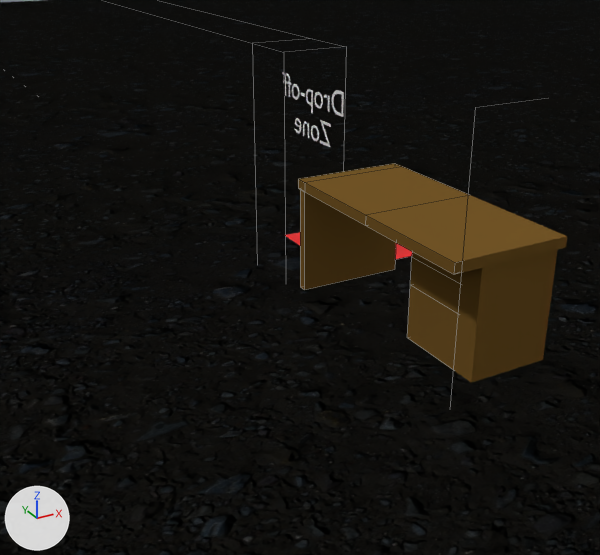
The Blender file src/assets/source/desk.blend, before and after one commit.
One viewpoint serves both versions: a 50 mm camera at (-3.36, -4.4, 2.74) aimed at (-1.68, -1.34, 1.21). The axes (+X, +Y, +Z) are drawn at lower left. The lights are the same throughout. Mesh edges are drawn as thin lines.

The scene before the commit, as lines of its bpy script (objects in view):
```python
me_cube = bpy.data.meshes.new('Cube')
me_cube.from_pydata(...)  # 76 vertices, 74 faces; spans x -1.0..1.0, y -1.0..1.0, z -1.0..22.7
# faces by material slot: [62, 12]
me_cube.materials.append(mat_desk)  # brown #745627
me_cube.materials.append(mat_drawer)  # brown #523d1c
me_cube_001 = bpy.data.meshes.new('Cube.001')
me_cube_001.from_pydata(...)  # 48 vertices, 46 faces; spans x -0.7..54.0, y -24.8..29.3, z -1.2..0.8
# faces by material slot: [11, 35]
me_cube_001.materials.append(mat_hedge)  # green #0d8b00
me_cube_001.materials.append(mat_hedge2_0)  # dark green #0b7100
me_plane = bpy.data.meshes.new('Plane')
me_plane.from_pydata(...)  # 4 vertices, 1 face; spans x -1.0..1.0, y -1.0..1.0, z 0.0
me_plane.materials.append(mat_ground)
ob_desk = bpy.data.objects.new('desk', me_cube)
ob_desk.location = (0.0, 0.0, 0.853)
ob_desk.scale = (-0.443, -0.94, -0.0377)
ob_ground = bpy.data.objects.new('Ground', me_plane)
ob_ground.location = (17.968, 0.19, -0.005)
ob_ground.scale = (-33.6, 25.7, 1.0)
ob_hedge = bpy.data.objects.new('Hedge???', me_cube_001)
ob_hedge.location = (0.128, -2.091, 1.124)
ob_hedge.scale = (0.926, 0.934, 0.926)
```
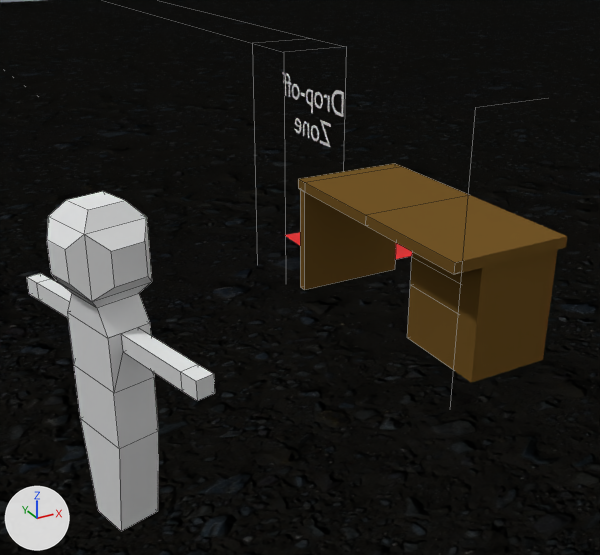
What differs and where, as boxes [x1, y1, x2, y2] in the pictures (600 x 555 px):
'Cube', added: after [27, 191, 215, 531]

Patch to the scene script:
```diff
--- a/src/assets/source/desk.blend.py
+++ b/src/assets/source/desk.blend.py
@@ mat_skin @@
+mat_skin = principled_material('skin')
+mat_skin.base_color = (0.8, 0.8, 0.8)  # white #e7e7e7
+mat_skin.roughness = 1.0
@@ me_cube_002 @@
+me_cube_002.from_pydata(...)  # 84 vertices, 77 faces, 1 loose edge; spans x -2.25..0.46, y -0.46..8.91, z -10.51..0.39
+me_cube_002.materials.append(mat_skin)  # its picture is missing
@@ ob_cube @@
+ob_cube = bpy.data.objects.new('Cube', me_cube_002)
+ob_cube.location = (-2.212, -1.653, 1.575)
+ob_cube.rotation_euler = (0.0, 0.0, 0.26)  # degrees (0, 0, 15)
+ob_cube.scale = (0.149, 0.149, 0.149)
```
